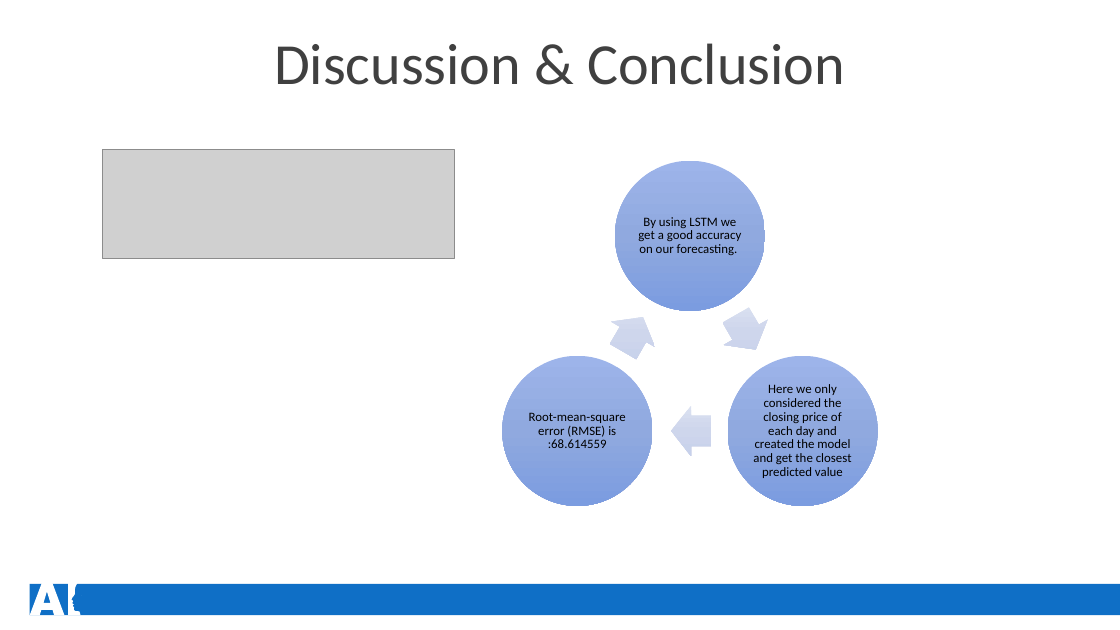
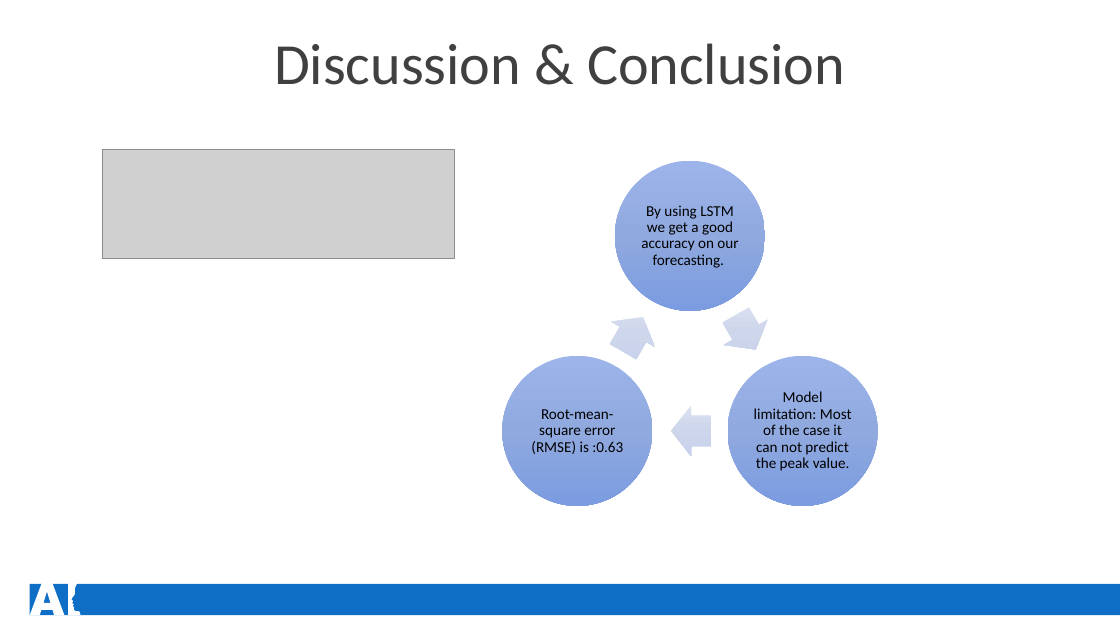
Before and after one commit to rakiiibul/House-hold-electrice-power-consumptiuon_LSTM, a slide deck: slide 23 of MachineLearing.pptx (slide 22 before the commit). Drawn at 1120x630 pixels with LibreOffice and Linux fonts; fonts in the diff are those of the drawing; grey boxes stand for pictures. Boxes give left, top, right and bottom in pixels: in the first picture for what was removed or moved away, otherwise in the second. Text is boxed around its words. In the diff, an @@ line names an element or a change of style, - is before the commit and + after.

```diff
--- a/MachineLearing.pptx
+++ b/MachineLearing.pptx
@@ text "By using LSTM we get ..." at [641, 205, 738, 268]: size 11 to 13 pt @@
@@ text at [531, 409, 623, 454]: text changed; size 11 to 13 pt @@
-Root-mean-square error (RMSE) is :68.614559
+Root-mean-square error (RMSE) is :0.63
@@ text at [754, 391, 852, 471]: text changed; size 11 to 13 pt @@
-Here we only considered the closing price of each day and created the model and get the closest predicted value
+Model limitation: Most of the case it can not predict the peak value.
```
Also in this commit, not shown: 7 other slides changed, 7 slides added, 6 slides removed.
